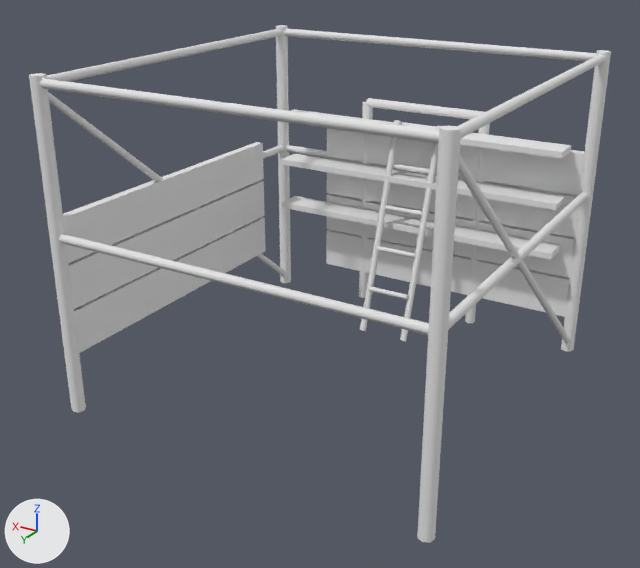
Before and after pictures for a commit that changed the glTF model game/assets/props/blender/site_large_2.glb.
Rendered twice from a 50 mm lens placed at (-3.14, 5.53, 3.53), pointed at (0.05, 0.21, 0.87). The lights are fixed; the arrows at lower left show +X, +Y and +Z. The older version comes first. Vertices at exactly the same position are counted once.

The scene before the commit, as lines of its bpy script (objects in view):
```python
me_site_large_2 = bpy.data.meshes.new('site_large_2')
me_site_large_2.from_pydata(...)  # 344 vertices, 552 faces; spans x -1.5..1.5, y -1.5..1.5, z -0.02..2.5
me_site_large_2.materials.append(mat_structures_atlas)  # white #e7e7e7
ob_site_large_2 = bpy.data.objects.new('site_large_2', me_site_large_2)
ob_site_large_2.location = (0.0, 0.0, 0.0)
```
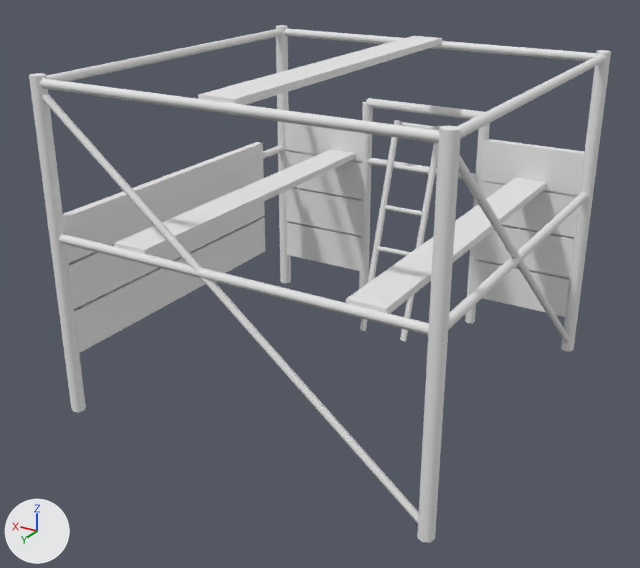
What differs and where, as boxes [x1, y1, x2, y2] in the pictures (640 x 568 px; the box of a moved part takes in the faces that stretch with it):
part 1 of me_site_large_2, moved or reshaped (mostly hidden)
    before: [48, 92, 286, 276]
    after: [42, 92, 419, 524]
part 2 of me_site_large_2, added
    after: [287, 222, 362, 271]
part 3 of me_site_large_2, added
    after: [286, 187, 362, 236]
part 4 of me_site_large_2, added
    after: [285, 151, 363, 199]
part 5 of me_site_large_2, added
    after: [285, 122, 364, 161]
part 6 of me_site_large_2, added
    after: [346, 178, 546, 313]
part 7 of me_site_large_2, added
    after: [114, 149, 355, 255]
part 8 of me_site_large_2, added
    after: [198, 36, 442, 105]
part 9 of me_site_large_2, deleted
    before: [291, 109, 571, 158]
part 10 of me_site_large_2, cut back
    before: [281, 128, 584, 317]
    after: [473, 139, 584, 317]

The change, as a diff of the scene's bpy script:
```diff
--- a/game/assets/props/blender/site_large_2.glb.py
+++ b/game/assets/props/blender/site_large_2.glb.py
@@ me_site_large_2 @@
 # used by ob_site_large_2; location = (0.0, 0.0, 0.0)
-me_site_large_2.from_pydata(...)  # 344 vertices, 552 faces; spans x -1.5..1.5, y -1.5..1.5, z -0.02..2.5
+me_site_large_2.from_pydata(...)  # 376 vertices, 600 faces; spans x -1.5..1.5, y -1.5..1.5, z -0.02..2.51
+# me_site_large_2 part 1: the loose piece of 10 vertices spanning x 1.42..1.48, y -1.46..1.47, z 0.03..2.42 is multiplied about its middle by the matrix ((0.63, 0.604, 0.489), (0.0, 0.63, -0.777), (-0.777, 0.489, 0.396)), then moved by (-1.45, 1.45, 0.0)
+# me_site_large_2 part 2: a new loose piece, a box spanning x 0.55..1.45, y -1.485..-1.415, z 0.29..0.63, in mat_structures_atlas (white #e7e7e7)
+# me_site_large_2 part 3: a new loose piece, a box spanning x 0.55..1.45, y -1.485..-1.415, z 0.65..0.99, in mat_structures_atlas (white #e7e7e7)
+# me_site_large_2 part 4: a new loose piece, a box spanning x 0.55..1.45, y -1.485..-1.415, z 1.01..1.35, in mat_structures_atlas (white #e7e7e7)
+# me_site_large_2 part 5: a new loose piece, a box spanning x 0.55..1.45, y -1.485..-1.415, z 1.37..1.71, in mat_structures_atlas (white #e7e7e7)
+# me_site_large_2 part 6: a new loose piece, a box spanning x -1.13..-0.87, y -1.45..1.45, z 1.385..1.435, in mat_structures_atlas (white #e7e7e7)
+# me_site_large_2 part 7: a new loose piece, a box spanning x 0.65..0.91, y -1.45..1.45, z 1.385..1.435, in mat_structures_atlas (white #e7e7e7)
+# me_site_large_2 part 8: a new loose piece, a box spanning x -0.13..0.13, y -1.45..1.45, z 2.455..2.505, in mat_structures_atlas (white #e7e7e7)
+# me_site_large_2 part 9: the loose piece of 8 vertices spanning x -1.3..1.3, y -1.41..-1.17, z 1.72..1.76 is deleted
+# me_site_large_2 part 10
+# 32 vertices are removed from x -1.3..1.3, y -1.49..-1.17, z 0.29..1.71
+# 64 faces are deleted
+# 16 new vertices lie (0.9, 0.0, 0.0) away from vertices in x -1.45, y -1.49..-1.42, z 0.29..1.71
+# 40 new faces join them
 me_site_large_2.materials.append(mat_structures_atlas)
```
